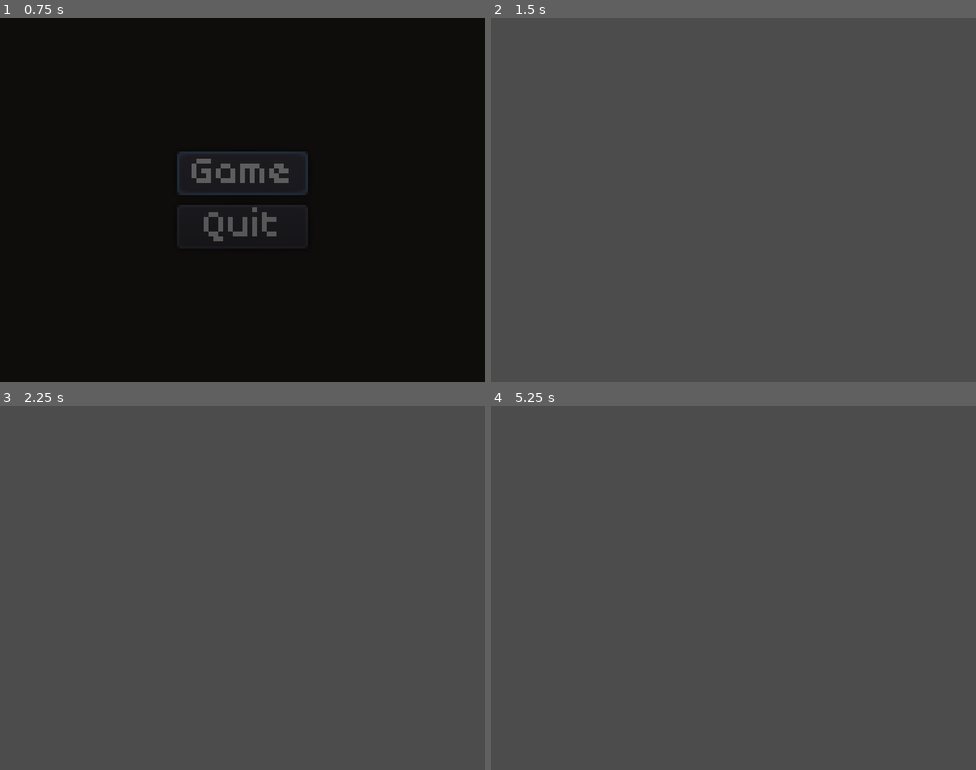
Above: before the commit, frames 1-4 (two rows, left to right).
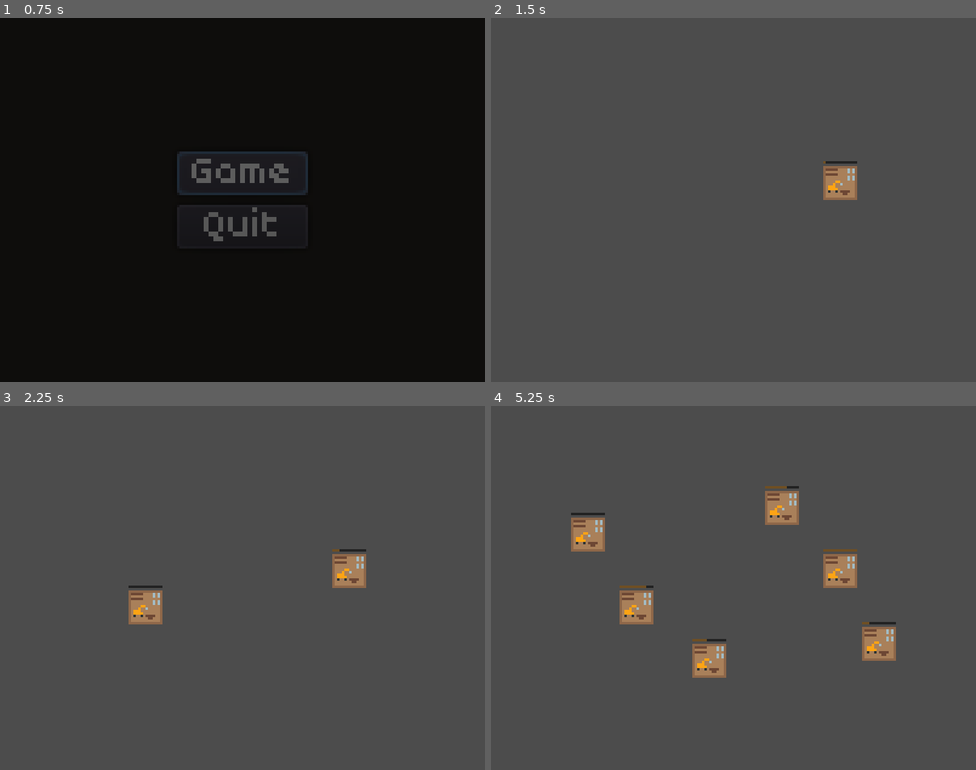
Above: after the commit, the same moments.

Repository: Byteron/ludum-dare-44
Game: Godot game, scene res://source/interface/menu/TitleScreen.tscn
Two runs of this game, one before a commit and one after it. Both use one fixed random seed, a clock stepped at 60 frames per second and the inputs below.
Inputs (mouse positions are in pixels of both pictures, inside the frame that each line leads up to):
- Up to frame 1 (0.75 s): click "Game" at 0.5 s
- Up to frame 2 (1.5 s): move the mouse to (840, 181) at 1.27 s; press the mouse at (840, 181) at 1.28 s
- Up to frame 3 (2.25 s): tap Enter at 2 s; move the mouse to (145, 606) at 2.02 s; release the mouse at (145, 606) at 2.03 s; click (145, 606) at 2.1 s
- Up to frame 4 (5.25 s): tap Space at 2.75, 4.25 s; move the mouse to (782, 507) at 2.77 s; press the mouse at (782, 507) at 2.78 s; tap Enter at 3.5, 5 s; move the mouse to (709, 660) at 3.52 s; release the mouse at (709, 660) at 3.53 s; click (709, 660) at 3.6 s; move the mouse to (879, 642) at 4.27 s; press the mouse at (879, 642) at 4.28 s; move the mouse to (588, 533) at 5.02 s; release the mouse at (588, 533) at 5.03 s; click (588, 533) at 5.1 s

Frame 1 is identical in both runs. In frame 2, 0.7% of the frame differs, in the area x 68-76%, y 39-50%; in frame 3, 1.4%; in frame 4, 4.2%, in the area x 16-84%, y 22-75%.

Commit message:
added basic buildings

Diff:
--- /dev/null
+++ b/assets/sprites/construction_sight.tres
@@ -0,0 +1,7 @@
+[gd_resource type="AtlasTexture" load_steps=2 format=2]
+
+[ext_resource path="res://assets/sprites/tilemap.png" type="Texture" id=1]
+
+[resource]
+atlas = ExtResource( 1 )
+region = Rect2( 80, 64, 16, 16 )
--- /dev/null
+++ b/assets/sprites/living_unit_red.tres
@@ -0,0 +1,7 @@
+[gd_resource type="AtlasTexture" load_steps=2 format=2]
+
+[ext_resource path="res://assets/sprites/tilemap.png" type="Texture" id=1]
+
+[resource]
+atlas = ExtResource( 1 )
+region = Rect2( 128, 16, 16, 16 )
--- a/project.godot
+++ b/project.godot
@@ -8,9 +8,14 @@
 
 config_version=4
 
-_global_script_classes=[  ]
+_global_script_classes=[ {
+"base": "Node2D",
+"class": "Building",
+"language": "GDScript",
+"path": "res://source/game/buildings/Building.gd"
+} ]
 _global_script_class_icons={
-
+"Building": ""
 }
 
 [application]
@@ -33,10 +38,24 @@
 window/stretch/mode="viewport"
 window/stretch/aspect="keep"
 
+[input]
+
+click_left={
+"deadzone": 0.5,
+"events": [ Object(InputEventMouseButton,"resource_local_to_scene":false,"resource_name":"","device":-1,"alt":false,"shift":false,"control":false,"meta":false,"command":false,"button_mask":0,"position":Vector2( 0, 0 ),"global_position":Vector2( 0, 0 ),"factor":1.0,"button_index":1,"pressed":false,"doubleclick":false,"script":null)
+ ]
+}
+click_right={
+"deadzone": 0.5,
+"events": [ Object(InputEventMouseButton,"resource_local_to_scene":false,"resource_name":"","device":-1,"alt":false,"shift":false,"control":false,"meta":false,"command":false,"button_mask":0,"position":Vector2( 0, 0 ),"global_position":Vector2( 0, 0 ),"factor":1.0,"button_index":2,"pressed":false,"doubleclick":false,"script":null)
+ ]
+}
+
 [rendering]
 
 quality/driver/driver_name="GLES2"
 quality/intended_usage/framebuffer_allocation=0
 quality/intended_usage/framebuffer_allocation.mobile=0
+quality/2d/use_pixel_snap=true
 quality/depth/hdr=false
 environment/default_environment="res://default_env.tres"
--- /dev/null
+++ b/source/game/Game.gd
@@ -0,0 +1,10 @@
+extends Node2D
+
+const Building = preload("res://source/game/buildings/Building.tscn")
+
+func _input(event):
+	if event.is_action_pressed("click_left"):
+		var mouse_position = get_global_mouse_position()
+		var building = Building.instance()
+		building.position = mouse_position
+		add_child(building)
--- a/source/game/Game.tscn
+++ b/source/game/Game.tscn
@@ -1,3 +1,6 @@
-[gd_scene format=2]
+[gd_scene load_steps=2 format=2]
+
+[ext_resource path="res://source/game/Game.gd" type="Script" id=1]
 
 [node name="Game" type="Node2D"]
+script = ExtResource( 1 )
--- /dev/null
+++ b/source/game/buildings/Building.gd
@@ -0,0 +1,30 @@
+extends Node2D
+class_name Building
+
+enum TYPE { LIVING_UNIT, PRODUCTION_UNIT }
+
+var type = null
+var neighbors = []
+
+export(Texture) var building_texture = null
+export(int) var build_time = 4.0
+
+onready var tween = $Tween
+onready var build_timer = $BuildTimer
+onready var sprite = $Sprite
+onready var building_progress = $BuildingProgress
+
+func _ready():
+	build_timer.wait_time = build_time
+	build_timer.start()
+
+	tween.interpolate_property(building_progress, "value", 0, building_progress.max_value, build_time, Tween.TRANS_LINEAR, Tween.EASE_IN)
+	tween.start()
+
+func _on_BuildTimer_timeout():
+	building_progress.hide()
+
+	tween.interpolate_property(sprite, "modulate", Color("000000"), Color("FFFFFF"), 0.2, Tween.TRANS_SINE, Tween.EASE_IN)
+	tween.start()
+
+	sprite.texture = building_texture
--- /dev/null
+++ b/source/game/buildings/Building.tscn
@@ -0,0 +1,35 @@
+[gd_scene load_steps=6 format=2]
+
+[ext_resource path="res://source/game/buildings/Building.gd" type="Script" id=1]
+[ext_resource path="res://assets/sprites/tilemap.png" type="Texture" id=2]
+[ext_resource path="res://assets/sprites/construction_sight.tres" type="Texture" id=3]
+[ext_resource path="res://assets/sprites/progress.png" type="Texture" id=4]
+
+[sub_resource type="AtlasTexture" id=1]
+atlas = ExtResource( 2 )
+region = Rect2( 80, 0, 16, 16 )
+
+[node name="Building" type="Node2D"]
+script = ExtResource( 1 )
+building_texture = SubResource( 1 )
+
+[node name="Tween" type="Tween" parent="."]
+
+[node name="BuildTimer" type="Timer" parent="."]
+one_shot = true
+
+[node name="Sprite" type="Sprite" parent="."]
+texture = ExtResource( 3 )
+
+[node name="BuildingProgress" type="TextureProgress" parent="."]
+margin_left = -7.0
+margin_top = -9.0
+margin_right = 7.0
+margin_bottom = -8.0
+texture_under = ExtResource( 4 )
+texture_progress = ExtResource( 4 )
+tint_under = Color( 0, 0, 0, 0.54902 )
+tint_progress = Color( 0.435294, 0.309804, 0.137255, 1 )
+nine_patch_stretch = true
+
+[connection signal="timeout" from="BuildTimer" to="." method="_on_BuildTimer_timeout"]
--- /dev/null
+++ b/source/game/buildings/LivingUnit.gd
@@ -0,0 +1,4 @@
+extends Building
+
+func _ready():
+	type = TYPE.LIVING_UNIT
--- /dev/null
+++ b/source/game/buildings/LivingUnit.tscn
@@ -0,0 +1,9 @@
+[gd_scene load_steps=4 format=2]
+
+[ext_resource path="res://source/game/buildings/Building.tscn" type="PackedScene" id=1]
+[ext_resource path="res://source/game/buildings/LivingUnit.gd" type="Script" id=2]
+[ext_resource path="res://assets/sprites/living_unit_red.tres" type="Texture" id=3]
+
+[node name="LivingUnit" instance=ExtResource( 1 )]
+script = ExtResource( 2 )
+building_texture = ExtResource( 3 )
--- /dev/null
+++ b/source/game/buildings/ProductionUnit.gd
@@ -0,0 +1,27 @@
+extends Building
+
+signal ticked(income)
+
+export(int) var revenue = 0
+export(int) var upkeep = 0
+export(float) var tick_time = 0
+
+onready var tick_timer = $TickTimer
+
+func _ready():
+	type = TYPE.PRODUCTION_UNIT
+
+func _calculate_income():
+	var income = 0
+	for neighbor in neighbors:
+		if neighbor.type == TYPE.LIVING_UNIT:
+			income += revenue
+	return income
+
+func _on_TickTimer_timeout():
+	emit_signal("ticked", _calculate_income())
+
+func _on_BuildTimer_timeout():
+	._on_BuildTimer_timeout()
+	tick_timer.wait_time = tick_time
+	tick_timer.start()
--- /dev/null
+++ b/source/game/buildings/ProductionUnit.tscn
@@ -0,0 +1,12 @@
+[gd_scene load_steps=3 format=2]
+
+[ext_resource path="res://source/game/buildings/Building.tscn" type="PackedScene" id=1]
+[ext_resource path="res://source/game/buildings/ProductionUnit.gd" type="Script" id=2]
+
+[node name="ProductionBuilding" instance=ExtResource( 1 )]
+script = ExtResource( 2 )
+building_texture = null
+
+[node name="TickTimer" type="Timer" parent="." index="0"]
+
+[connection signal="timeout" from="TickTimer" to="." method="_on_TickTimer_timeout"]
Binary file added: assets/sprites/progress.png
Not shown, added: assets/sprites/progress.png.import
